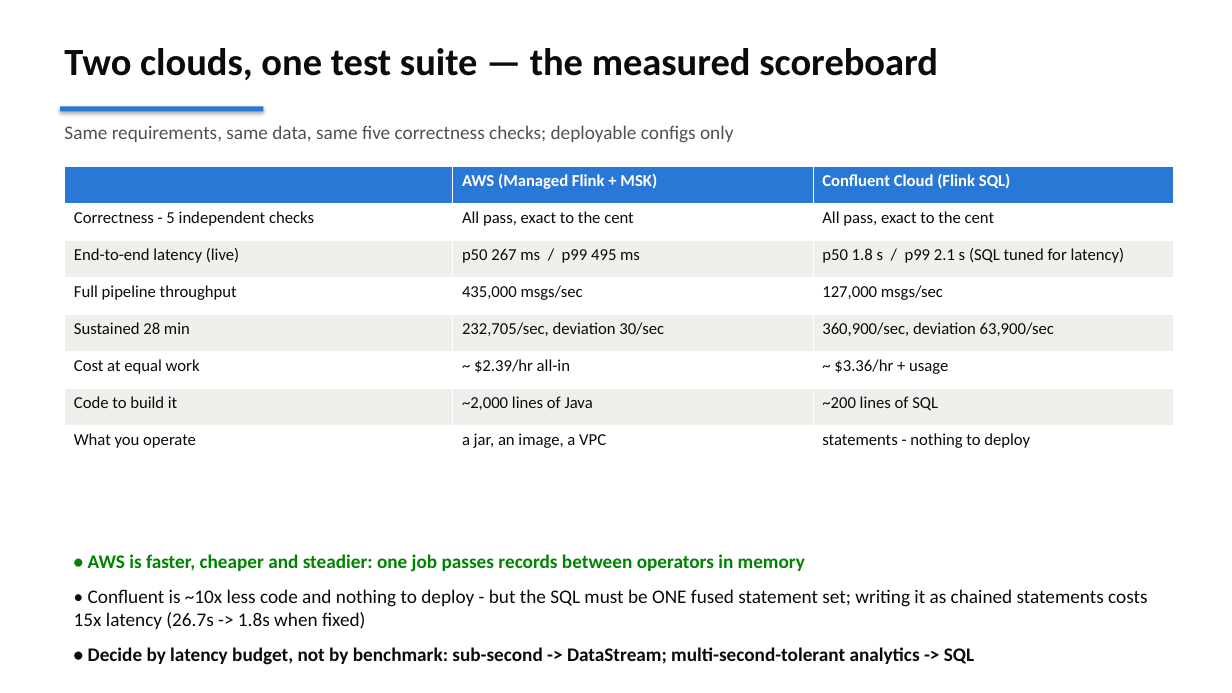
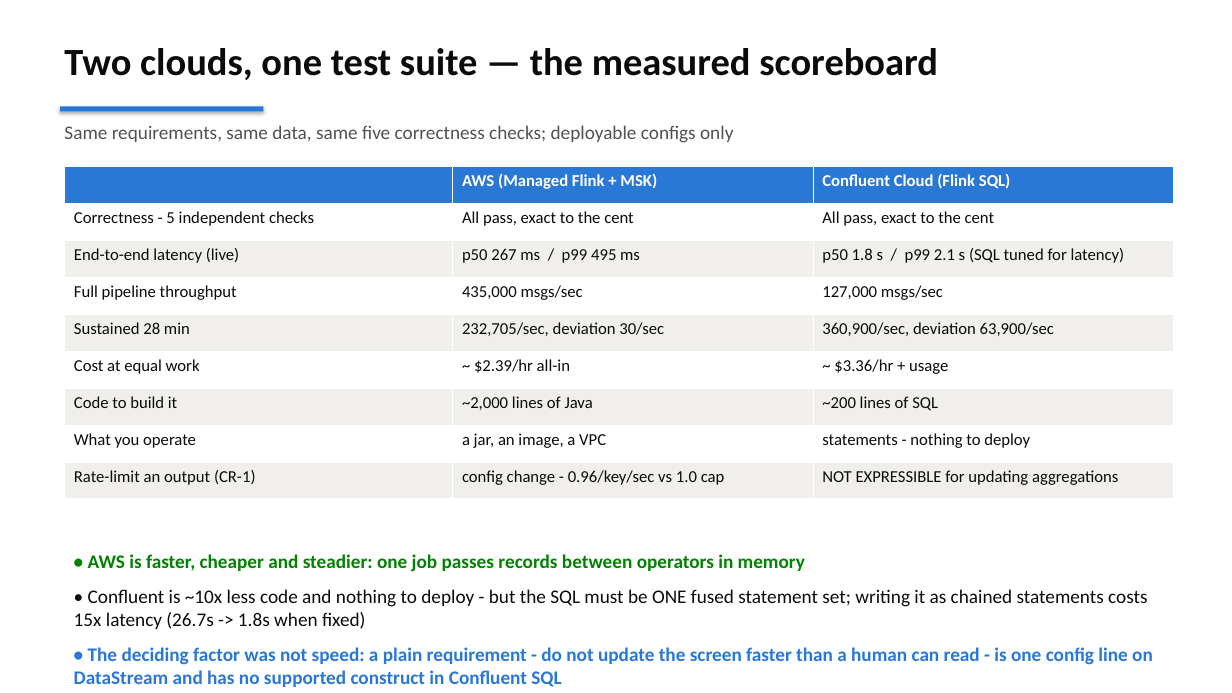
Before and after one commit to jimzucker/flink-fable5, a slide deck: slide 9 of docs/flink-demo-exec-briefing.pptx. Drawn at 1232x693 pixels with LibreOffice and Linux fonts; fonts in the diff are those of the drawing. Boxes give left, top, right and bottom in pixels: in the first picture for what was removed or moved away, otherwise in the second. Text is boxed around its words. In the diff, an @@ line names an element or a change of style, - is before the commit and + after.

```diff
--- a/docs/flink-demo-exec-briefing.pptx
+++ b/docs/flink-demo-exec-briefing.pptx
@@ table at (65,166,1174,499) @@
+row 9: Rate-limit an output (CR-1) | config change - 0.96/key/sec vs 1.0 cap | NOT EXPRESSIBLE for updating aggregations
@@ text at (74,647,1153,687): text changed; text colour #0B0B0B to #2A78D6 @@
-• Decide by latency budget, not by benchmark: sub-second -> DataStream; multi-second-tolerant analytics -> SQL
+• The deciding factor was not speed: a plain requirement - do not update the screen faster than a human can read - is one config line on DataStream and has no supported construct in Confluent SQL
```
Also in this commit, not shown: 1 other slide changed, 4 other files.
